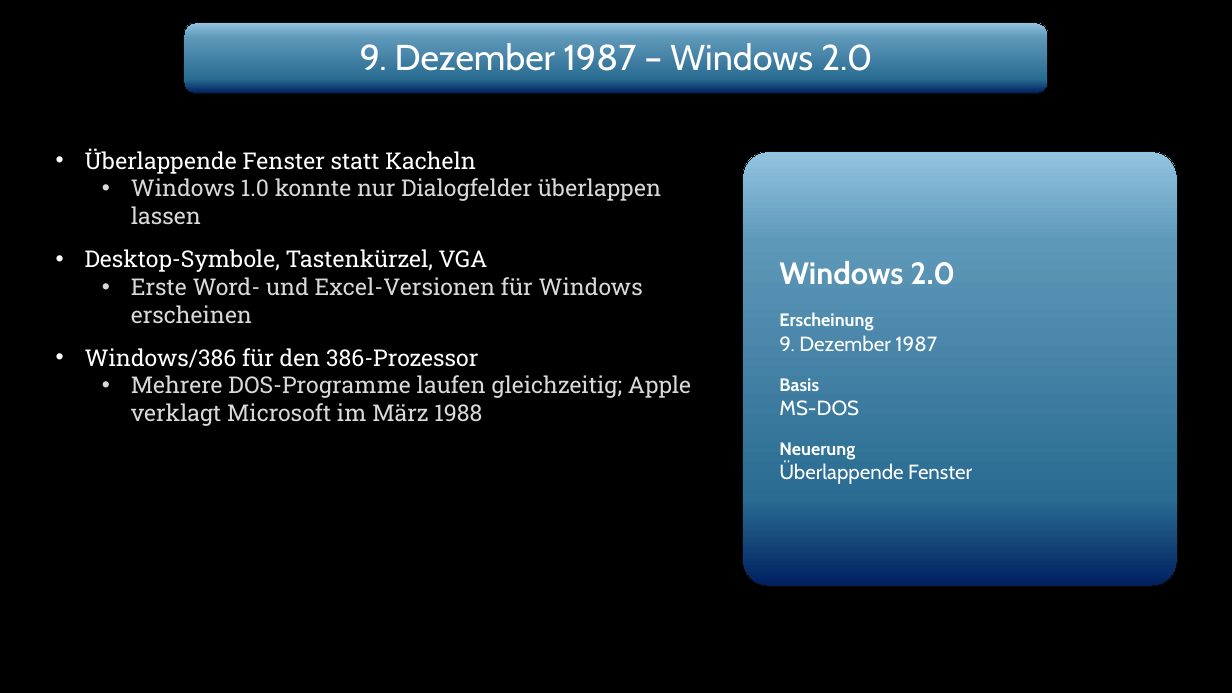
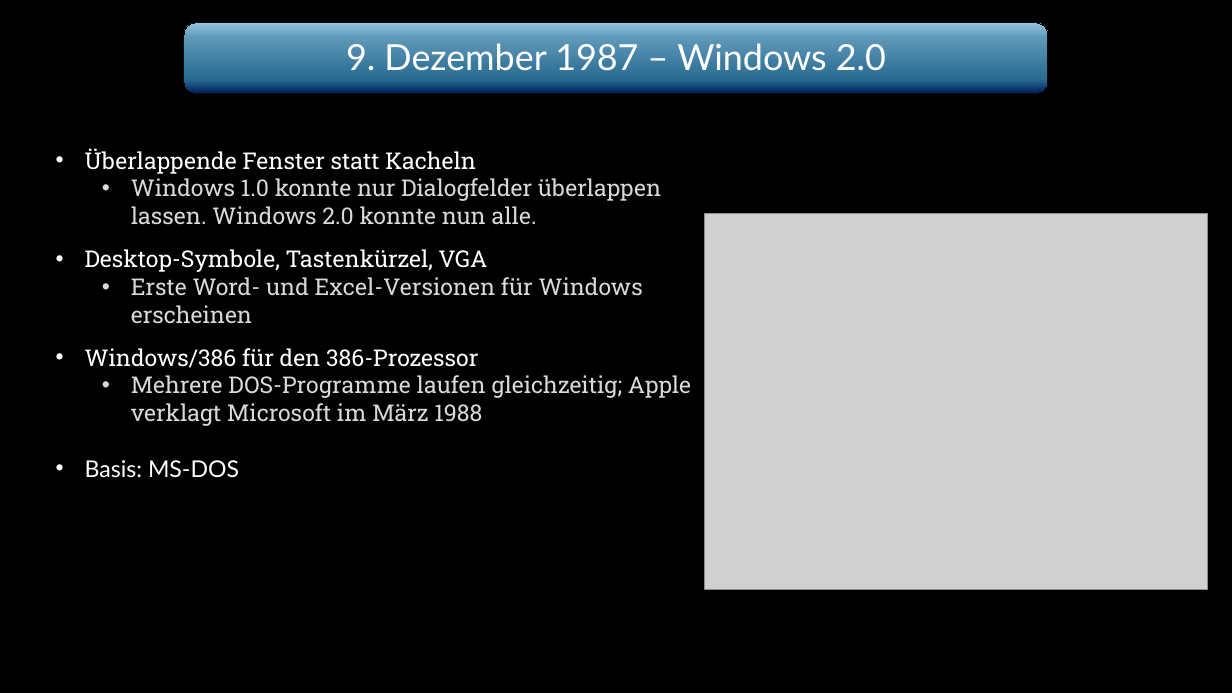
Before and after one commit to Wummy01/Wummy101010, a slide deck: slide 4 of Windows_Praesentation_Donnerstag.pptx. Drawn at 1232x693 pixels with LibreOffice and Linux fonts; fonts in the diff are those of the drawing; grey boxes stand for pictures; background and template pictures are left out. Boxes give left, top, right and bottom in pixels: in the first picture for what was removed or moved away, otherwise in the second. Text is boxed around its words. In the diff, an @@ line names an element or a change of style, - is before the commit and + after.

```diff
--- a/Windows_Praesentation_Donnerstag.pptx
+++ b/Windows_Praesentation_Donnerstag.pptx
@@ text "9. Dezember 1987 – Windows ..." at (x1=346, y1=43, x2=886, y2=70): font Cabin to Lato @@
@@ text at (x1=131, y1=178, x2=661, y2=225): text changed @@
-  • Windows 1.0 konnte nur Dialogfelder überlappen lassen
+  • Windows 1.0 konnte nur Dialogfelder überlappen lassen. Windows 2.0 konnte nun alle.
@@ rounded rectangle removed at (x1=743, y1=152, x2=1177, y2=586) @@
-Windows 2.0
-Erscheinung
-9. Dezember 1987
-Basis
-MS-DOS
-Neuerung
-Überlappende Fenster
@@ picture added at (x1=705, y1=213, x2=1209, y2=590) @@
@@ text at (x1=85, y1=460, x2=239, y2=478): paragraph added @@
+• Basis: MS-DOS
```
Also in this commit, not shown: 17 other slides changed.
